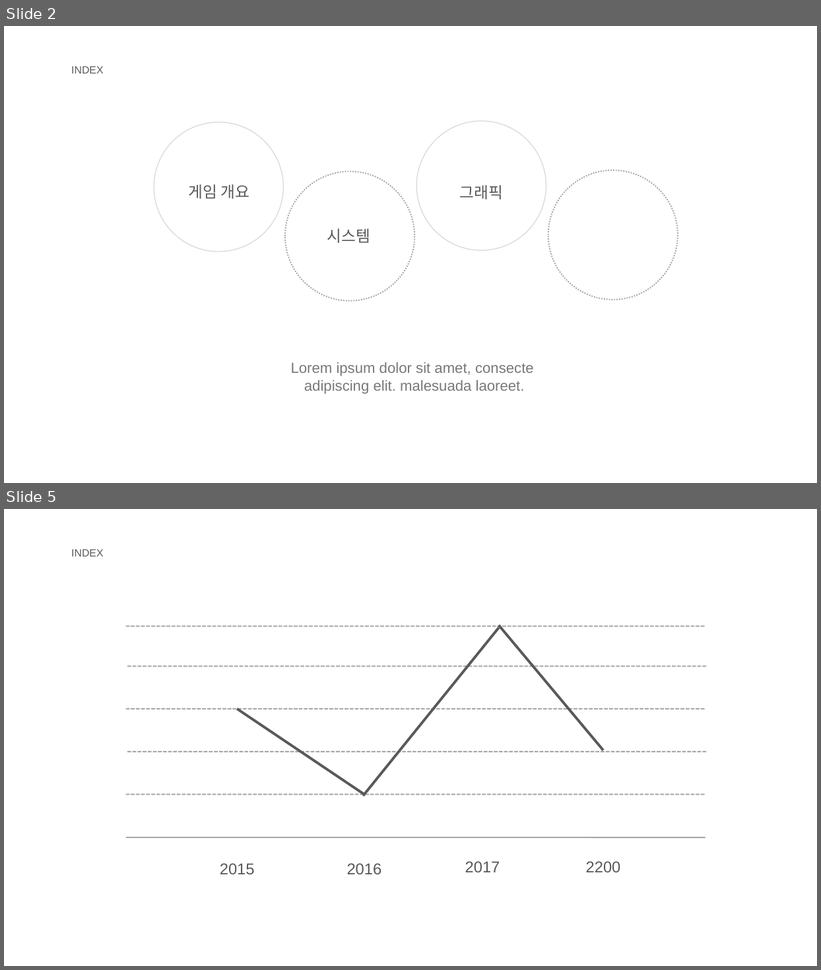
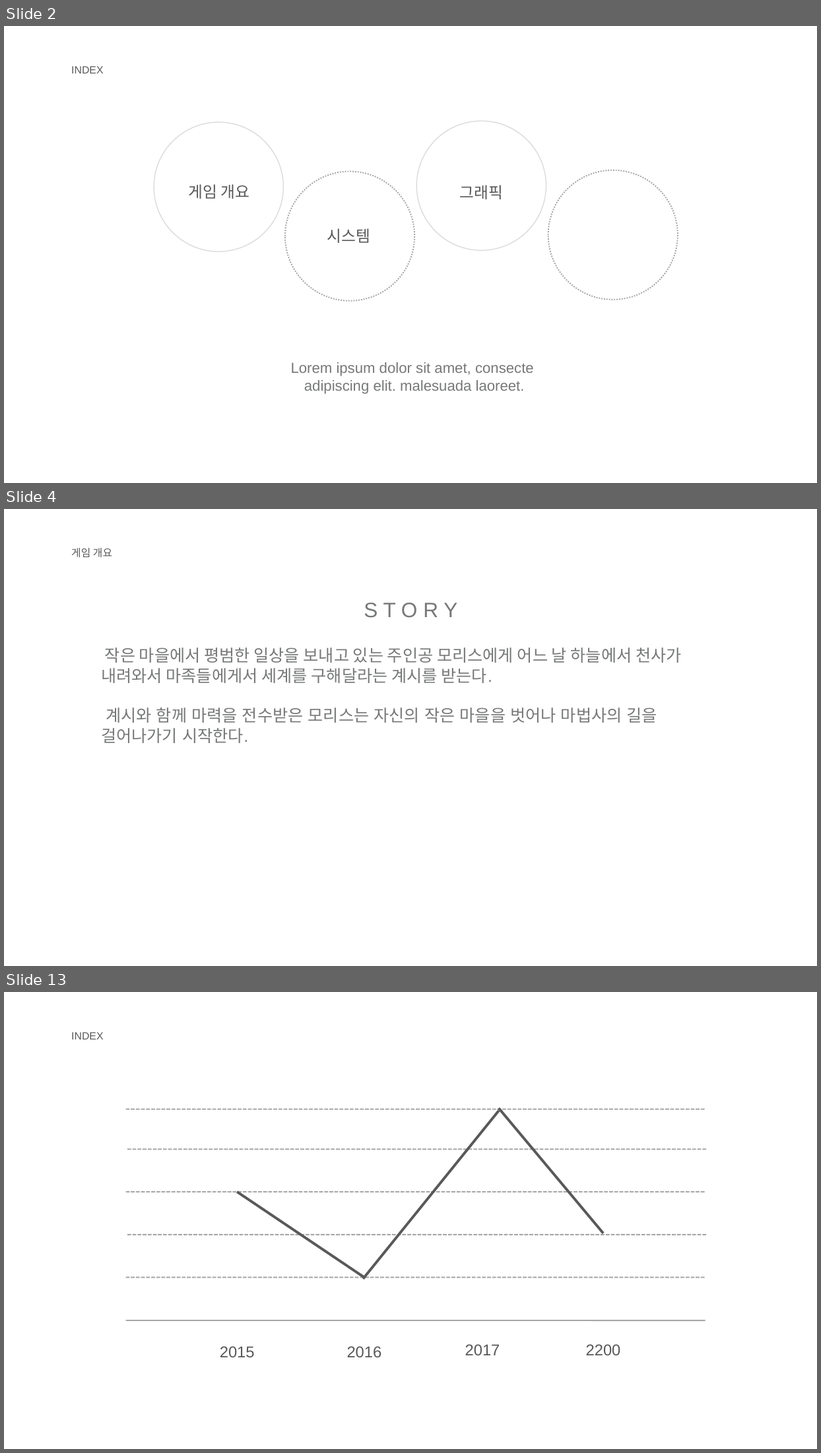
Before and after one commit to KJGoody/Daemonis, a slide deck: Deamonis(데모니스) 기획서/Daemonis PPT.pptx. Shown one above the other, each under a label of ours: slides 2 and 5 before the commit, slides 2, 4 and 13 after it; the slides between them are not shown. The pictures are 821x970 and 821x1453 pixels, drawn with LibreOffice and Linux fonts; fonts in the diff are those of the drawing; background and template pictures are left out. Boxes give left, top, right and bottom in pixels: in the first picture for what was removed or moved away, otherwise in the second. Text is boxed around its words. In the diff, an @@ line names an element or a change of style, - is before the commit and + after.

```diff
--- a/Deamonis(데모니스) 기획서/Daemonis PPT.pptx
+++ b/Deamonis(데모니스) 기획서/Daemonis PPT.pptx
@@ slide 4 added at [4, 509, 817, 966], background picture (left out) @@
@@ text added at [71, 548, 112, 557], 12.3 pt, text #595959 @@
+게임 개요
@@ text added at [364, 603, 457, 617], 24.6 pt, text #777878 @@
+S T O R Y
@@ text added at [101, 648, 682, 743], 19.6 pt, text #777878 @@
+작은 마을에서 평범한 일상을 보내고 있는 주인공 모리스에게 어느 날 하늘에서 천사가 내려와서 마족들에게서 세계를 구해달라는 계시를 받는다.
+계시와 함께 마력을 전수받은 모리스는 자신의 작은 마을을 벗어나 마법사의 길을 걸어나가기 시작한다.
@@ what was slide 5 is now slide 13 @@
```
Also in this commit, not shown: 1 slide changed, 8 other slides added, 1 slide removed.
